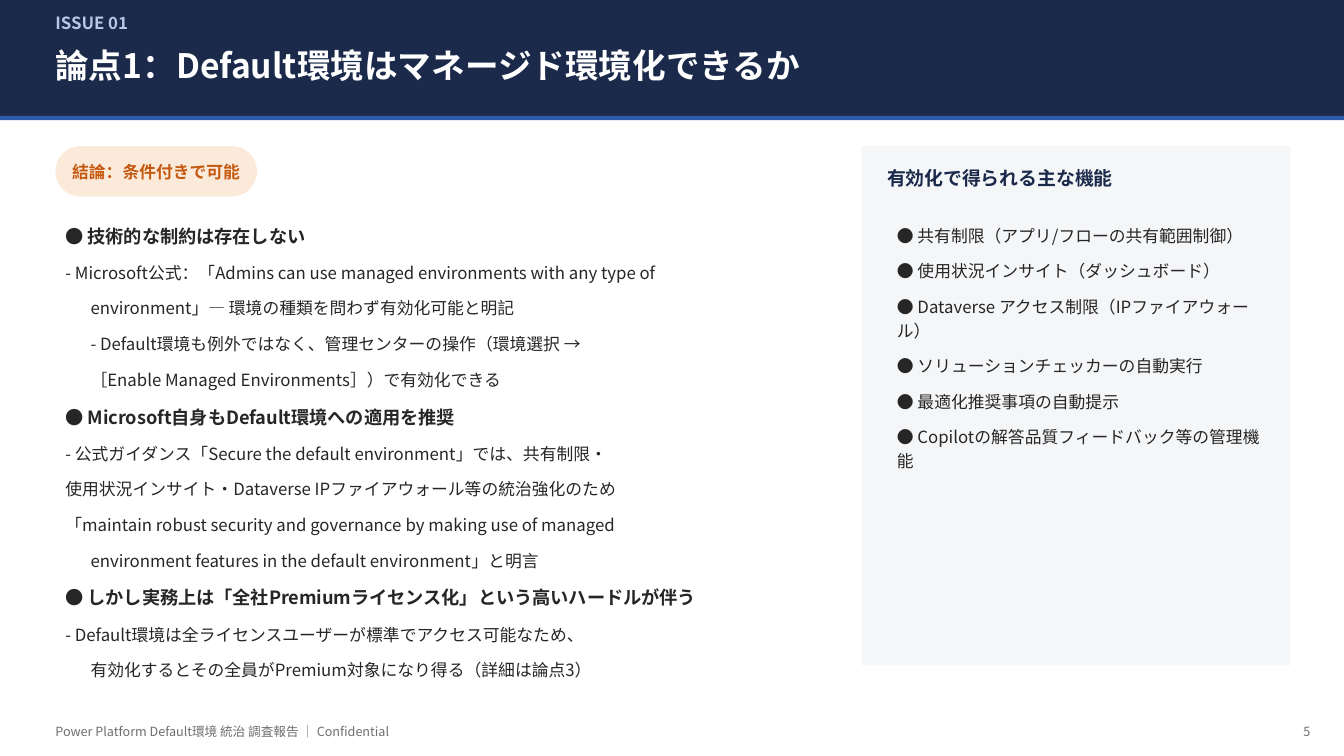
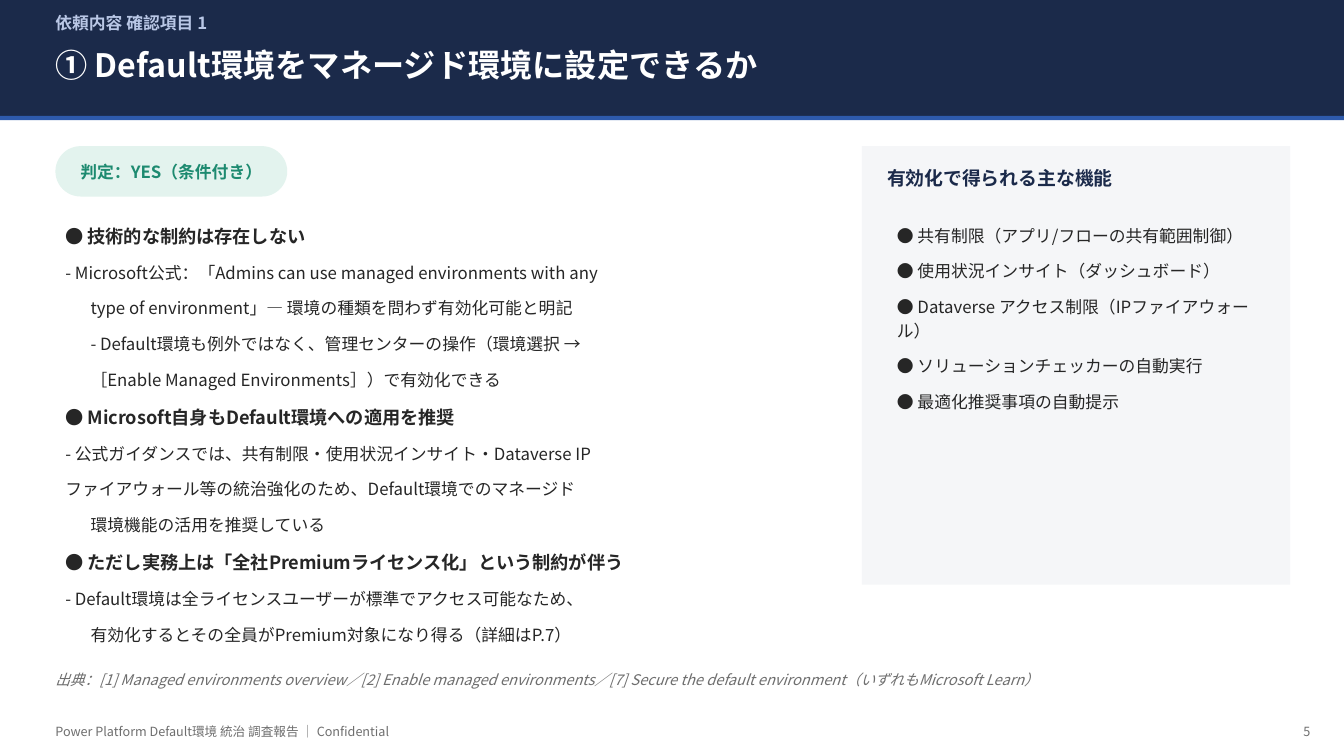
Before and after one commit to takuyanakamura881awc-beep/awc-naka881-repo, a slide deck: slide 5 of docs/PowerPlatform_DefaultEnv_Governance_Report.pptx. Drawn at 1344x756 pixels with LibreOffice and Linux fonts; fonts in the diff are those of the drawing. Boxes give left, top, right and bottom in pixels: in the first picture for what was removed or moved away, otherwise in the second. Text is boxed around its words. In the diff, an @@ line names an element or a change of style, - is before the commit and + after.

```diff
--- a/docs/PowerPlatform_DefaultEnv_Governance_Report.pptx
+++ b/docs/PowerPlatform_DefaultEnv_Governance_Report.pptx
@@ text at [55, 15, 207, 31]: text changed @@
-ISSUE 01
+依頼内容 確認項目 1
@@ text at [55, 49, 758, 80]: text changed; size 24 to 23 pt @@
-論点1：Default環境はマネージド環境化できるか
+① Default環境をマネージド環境に設定できるか
@@ rounded rectangle "判定：YES（条件付き）": place and size @@
-rounded rectangle "判定：YES（条件付き）" at [55, 146, 257, 197]
+rounded rectangle "判定：YES（条件付き）" at [55, 146, 287, 197]
@@ rounded rectangle "判定：YES（条件付き）" at [55, 146, 287, 197]: fill #FBEADA to #E3F3EE @@
@@ rectangle: place and size @@
-rectangle at [862, 146, 1291, 665]
+rectangle at [862, 146, 1291, 585]
@@ text in rounded rectangle at [80, 163, 262, 180]: text changed; text colour #C45911 to #1D8A70 @@
-結論：条件付きで可能
+判定：YES（条件付き）
@@ text at [917, 228, 1249, 410]: paragraph removed @@
-● Copilotの解答品質フィードバック等の管理機能
@@ text at [65, 446, 624, 643]: text changed @@
-- 公式ガイダンス「Secure the default environment」では、共有制限・
-使用状況インサイト・Dataverse IPファイアウォール等の統治強化のため
-「maintain robust security and governance by making use of managed
-environment features in the default environment」と明言
-● しかし実務上は「全社Premiumライセンス化」という高いハードルが伴う
-- Default環境は全ライセンスユーザーが標準でアクセス可能なため、
-有効化するとその全員がPremium対象になり得る（詳細は論点3）
+- 公式ガイダンスでは、共有制限・使用状況インサイト・Dataverse IP
+ファイアウォール等の統治強化のため、Default環境でのマネージド
+環境機能の活用を推奨している
+● ただし実務上は「全社Premiumライセンス化」という制約が伴う
+- Default環境は全ライセンスユーザーが標準でアクセス可能なため、
+有効化するとその全員がPremium対象になり得る（詳細はP.7）
@@ text added at [55, 672, 1039, 689], 10.5 pt, text #6E6E6E, italic @@
+出典：[1] Managed environments overview／[2] Enable managed environments／[7] Secure the default environment（いずれもMicrosoft Learn）
```
Also in this commit, not shown: 10 other slides changed, 1 slide added, 3 slides removed.
